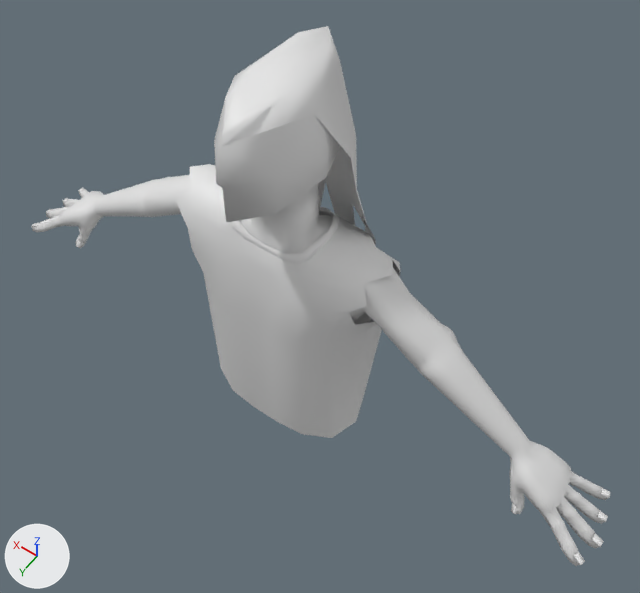
An edit to the Blender file DONT_EXPORT/DungeonMaster.blend, drawn before and after from the same camera.
Camera for both pictures: a 50 mm lens placed at (-1.73, 2.14, 3.59), pointed at (-0.2, -0.01, 0.22). Arrows for +X, +Y and +Z are at lower left; the lights stay in place. The first picture is the older version.
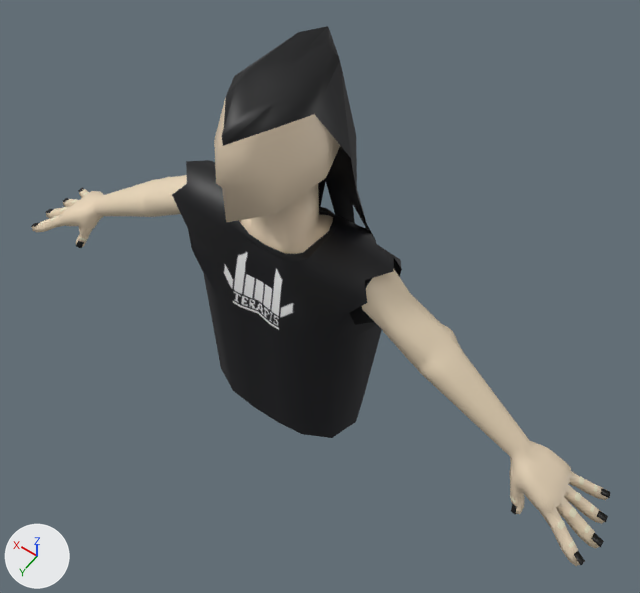
Patch to the scene script:
```diff
--- a/DONT_EXPORT/DungeonMaster.blend.py
+++ b/DONT_EXPORT/DungeonMaster.blend.py
@@ img_dm_textureatlas_png @@
+img_dm_textureatlas_png = load_image('DM TextureAtlas.png', '../assets/Textures/Characters/DungeonMaster/DM TextureAtlas.png', 128, 128, 'sRGB')
@@ mat_material @@
+mat_material = principled_material('Material')
+mat_material.texture = img_dm_textureatlas_png
@@ me_cube_001 @@
 # used by ob_cube_001; location = (0.0, 0.0, 0.0)
-me_cube_001.from_pydata(...)  # 769 vertices, 724 faces, 1 loose edge; spans x -1.85..0.0, y -0.38..0.39, z -0.86..1.46
+me_cube_001.from_pydata(...)  # 1488 vertices, 1432 faces, 2 loose edges; spans x -1.85..1.85, y -0.38..0.39, z -0.86..1.46
+# me_cube_001 part 1: 11 vertices moved from x -0.57..-0.22, y -0.28..0.15, z 0.4..0.66 to x -0.58..-0.28, y -0.28..0.16, z 0.43..0.68; 21 vertices removed from x -0.49..-0.18, y -0.27..0.17, z 0.1..0.66; 740 vertices added at x -0.43..1.85, y -0.38..0.25, z -0.78..1.46
+# me_cube_001 part 2: 681 faces spanning x -1.85..0.0, y -0.38..0.39, z -0.86..1.46 switch from no material to mat_material (picture img_dm_textureatlas_png)
@@ ob_cube_001 @@
 ob_cube_001.location = (0.0, 0.0, 0.0)
-_m = ob_cube_001.modifiers.new('Mirror', 'MIRROR')
-_m.use_clip = True
```

Pixel boxes (x1, y1, x2, y2) of what changed, in the pictures (640 x 593 px):
'Cube.001', reshaped, modifiers changed: (31, 26, 611, 566) in both
part 1 of me_cube_001, built on: before (176, 164, 401, 325); after (31, 26, 402, 414)
part 2 of me_cube_001, recoloured (darker): before (31, 26, 611, 566); after (216, 27, 611, 566)
